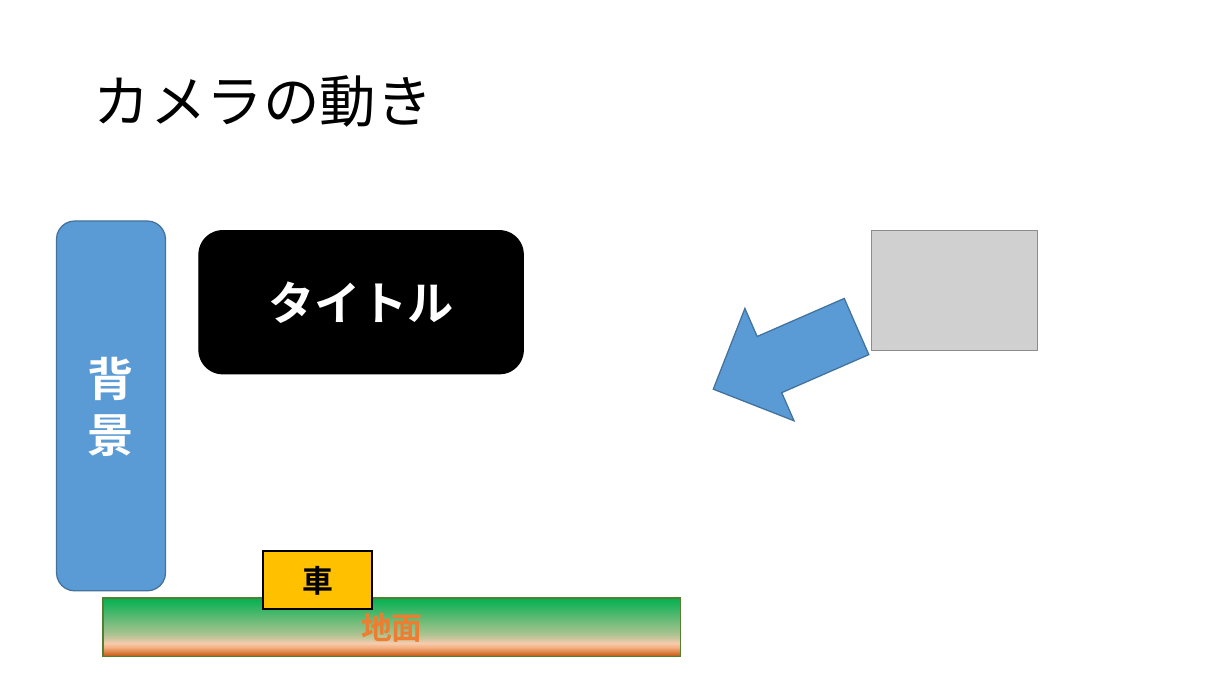
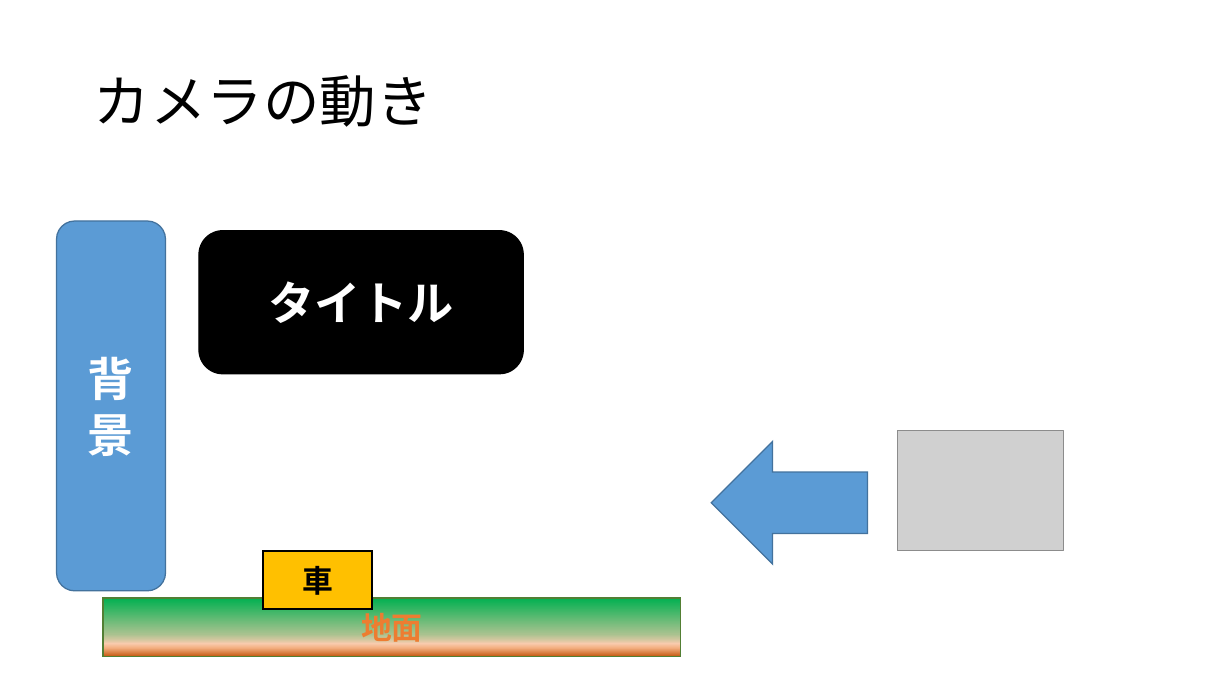
Before and after one commit to MizukiKato0416/sotsugyou_time_kato, a slide deck: slide 38 of 卒業制作_大元タイトル構成.pptx. Drawn at 1232x693 pixels with LibreOffice and Linux fonts; fonts in the diff are those of the drawing; grey boxes stand for pictures. Boxes give left, top, right and bottom in pixels: in the first picture for what was removed or moved away, otherwise in the second. Text is boxed around its words. In the diff, an @@ line names an element or a change of style, - is before the commit and + after.

```diff
--- a/卒業制作_大元タイトル構成.pptx
+++ b/卒業制作_大元タイトル構成.pptx
@@ left arrow at bbox=[712, 442, 868, 565]: rotation 336 to 0 degrees @@
@@ picture: place and size @@
-picture at bbox=[872, 231, 1038, 351]
+picture at bbox=[897, 431, 1064, 551]
```
Also in this commit, not shown: 2 other slides changed, 1 other file.
